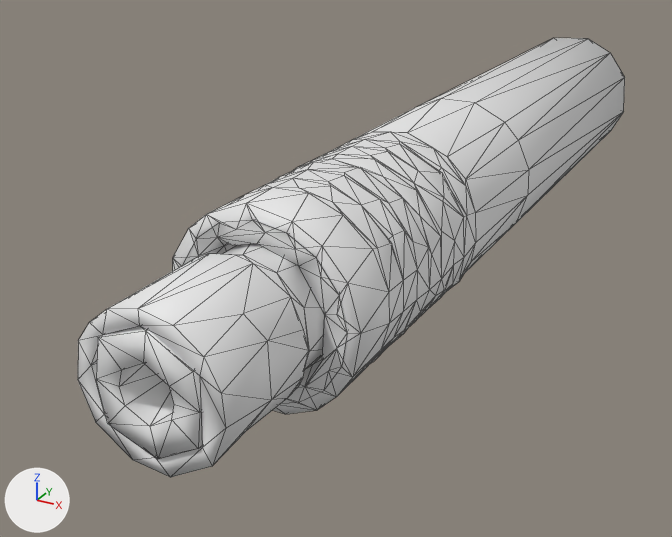
Before and after pictures for a commit that changed the FBX model HFO/Contents/mods/HayesFirearmsExtension/media/models_X/weapons/parts/Suppressor.fbx.
Both versions are drawn from a camera (50 mm lens) standing at (0.000412, -0.000463, 0.000419) and looking at (-0.000086, 0.000442, -0.000033). Every picture has the same lights, and +X, +Y and +Z are marked at lower left. Mesh edges are drawn as thin lines. Where no turn or scale is listed for an object, it has been applied to the vertices.

In view in the first picture: 'Suppressor'.
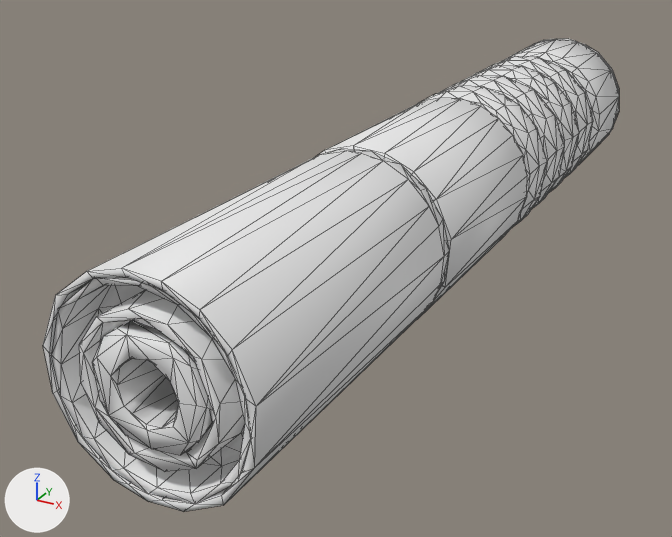
Patch to the scene script:
```diff
--- a/HFO/Contents/mods/HayesFirearmsExtension/media/models_X/weapons/parts/Suppressor.fbx.py
+++ b/HFO/Contents/mods/HayesFirearmsExtension/media/models_X/weapons/parts/Suppressor.fbx.py
@@ me_suppressor @@
 # used by ob_suppressor; location = (0.0, 0.0, 0.0)
-me_suppressor.from_pydata(...)  # 488 vertices, 974 faces; spans x -0.000093..0.000104, y -0.000013..0.001091, z -0.000039..0.000158
+me_suppressor.from_pydata(...)  # 1026 vertices, 2068 faces; spans x -0.000094..0.000104, y -0.000014..0.001055, z -0.000039..0.000159
+# me_suppressor part 1: the loose piece of 459 vertices spanning x -0.000093..0.000104, y -0.000011..0.001091, z -0.000039..0.000158 is rebuilt with 666 vertices and now spans x -0.000094..0.000104, y 0.000331..0.001055, z -0.000039..0.000159
+# me_suppressor part 2: the loose piece of 29 vertices spanning x -0.000042..0.000054, y -0.000013..0.000061, z 0.000004..0.000114 is rebuilt with 73 vertices and now spans x -0.000047..0.000058, y -0.000014..0.000068, z 0.000013..0.000107
+# me_suppressor part 3: a new loose piece of 287 vertices spanning x -0.000094..0.000103, y -0.000014..0.000336, z -0.000039..0.000159
```

What differs and where, as boxes [x1, y1, x2, y2] in the pictures (672 x 537 px):
'Suppressor', reshaped (8% taller): before [78, 38, 625, 477]; after [43, 39, 619, 512]
part 1 of me_suppressor, rebuilt: before [78, 38, 625, 477]; after [317, 39, 619, 316]
part 2 of me_suppressor, rebuilt: before [96, 326, 202, 459]; after [92, 320, 212, 455]
part 3 of me_suppressor, added: after [43, 149, 449, 512]
